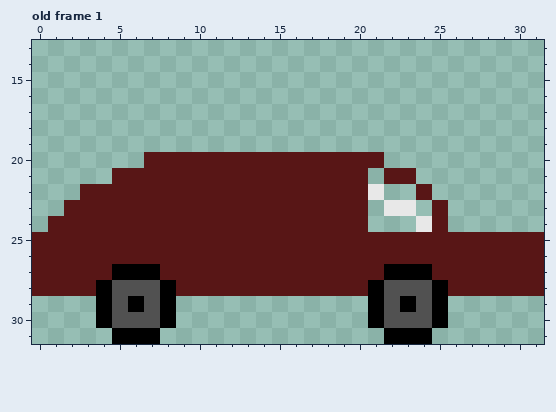
Pixel-art file, stored at car.aseprite. The picture above is the old version.
32x32 pixels, 5 frames. Shown: old frame 1: x 0..31, y 13..31. The commit also changed other frames, which this record leaves out.
After the commit:
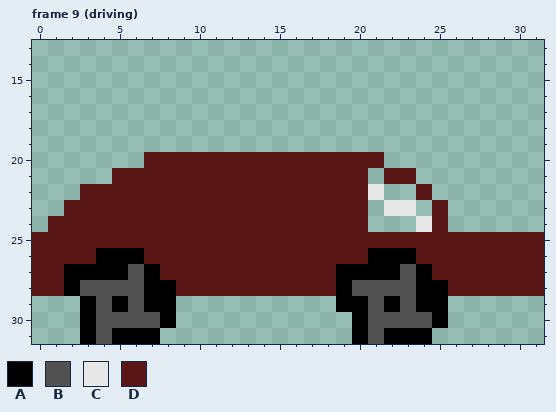
Palette (. is transparent): A #000000  B #515151  C #e8e8e8  D #581616
A new or re-ordered frame is compared with the old frame closest to it.
What changed:
frames 5 -> 9
Changed rows in their new state; - is an unchanged pixel.
Frame 9 (driving) is new; against old frame 1:
first column x 2:
26 --AAA--------------AAA-
27 AAA-B------------AAA-B-
28 ABB--A-----------ABB--A
29 -ABABA-----------AABABA
30 -AB---------------AB---
31 -AB---------------AB---
Pixel boxes of the changes (left, top, right, bottom) in both pictures:
changed: (64, 248, 160, 344)
changed: (336, 248, 432, 344)
